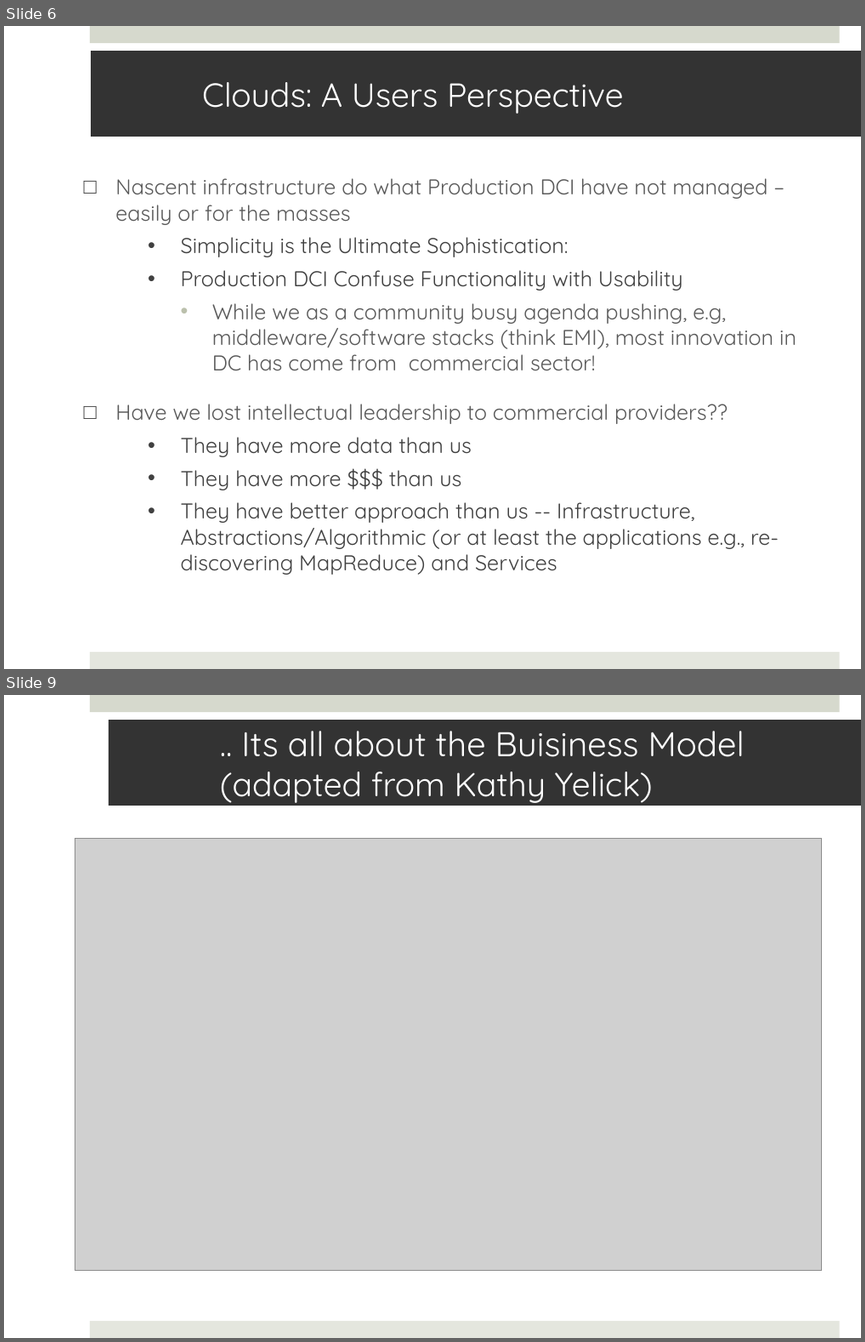
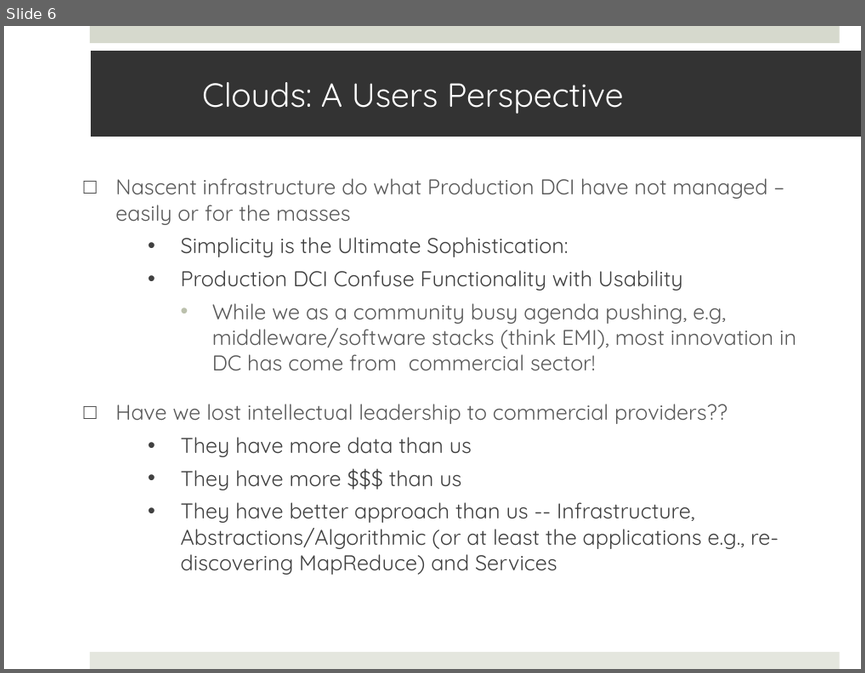
Before and after one commit to saga-project/saga-cpp-legacy-projects, a slide deck: papers/cloudcom10/presentation/cloudcom-panel.pptx. Shown one above the other, each under a label of ours: slides 6 and 9 before the commit, slide 6 after it; the slides between them are not shown. The pictures are 865x1342 and 865x673 pixels, drawn with LibreOffice and Linux fonts; fonts in the diff are those of the drawing; grey boxes stand for pictures. Boxes give left, top, right and bottom in pixels: in the first picture for what was removed or moved away, otherwise in the second. Text is boxed around its words. In the diff, an @@ line names an element or a change of style, - is before the commit and + after.

```diff
--- a/papers/cloudcom10/presentation/cloudcom-panel.pptx
+++ b/papers/cloudcom10/presentation/cloudcom-panel.pptx
@@ slide 9 removed at (x1=4, y1=695, x2=861, y2=1338), background #FFFFFF; not listed: 2 template elements that a slide beside it also shows @@
@@ title removed at (x1=109, y1=720, x2=861, y2=805) @@
-.. Its all about the Buisiness Model
-(adapted from Kathy Yelick)
@@ picture removed at (x1=75, y1=838, x2=822, y2=1270) @@
```
Also in this commit, not shown: 1 slide changed, 2 other slides removed.
